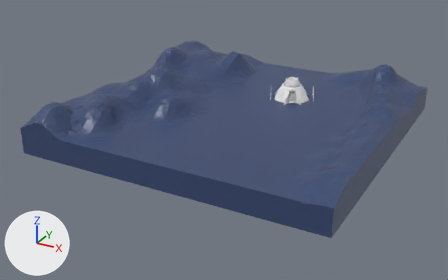
Two versions of the glTF model public/models/hadleys.glb, one commit apart.
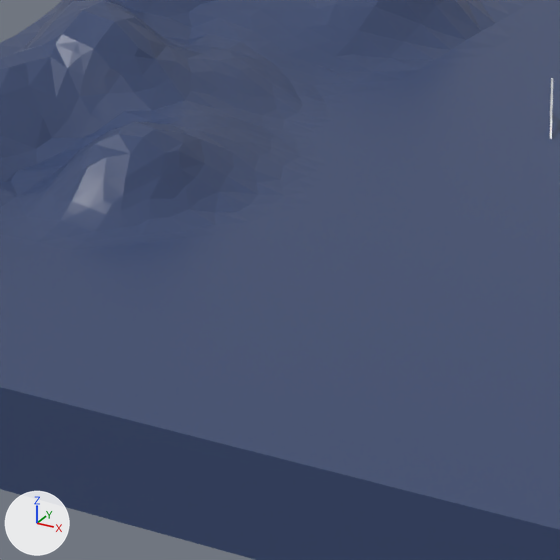
Each version is shown whole from a camera (50 mm lens) standing at (8.28, -16.2, 7.58) and looking at (-0.26, -0.68, -0.18), then close up on the part from 31% to 61% of the width and 24% to 72% of the height. The axes (+X, +Y, +Z) are drawn at lower left. The lights are the same throughout. Where no turn or scale is listed for an object, it has been applied to the vertices.

The older version as bpy lines, for what is in view:
```python
me_model_001 = bpy.data.meshes.new('model.001')
me_model_001.from_pydata(...)  # 9043 vertices, 18083 faces; spans x -4.67..4.67, y -4.67..4.67, z 0.0..1.77
me_model_001.materials.append(mat_material_001)
ob_terrain_01 = bpy.data.objects.new('terrain.01', me_model_001)
ob_terrain_01.location = (0.0, 0.0, 0.0)
```
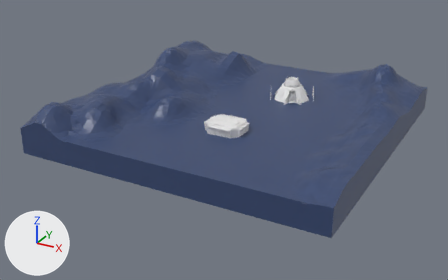
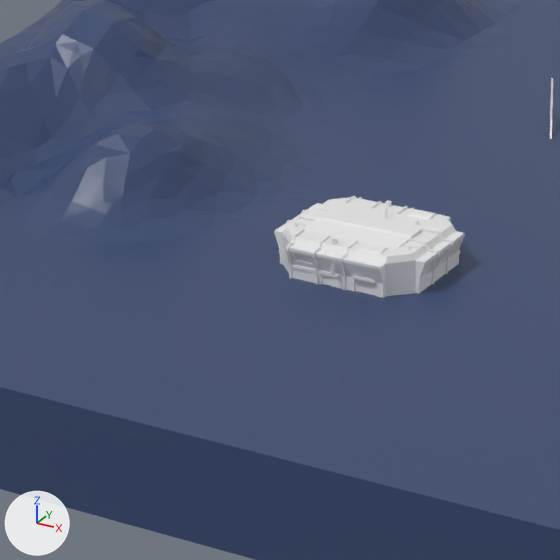
Pixel boxes (x1, y1, x2, y2) of what changed, in the close-ups (560 x 560 px):
'Cube.064', added
    after: (274, 196, 465, 298)

The change, as a diff of the scene's bpy script:
```diff
--- a/public/models/hadleys.glb.py
+++ b/public/models/hadleys.glb.py
@@ me_cube_077 @@
+me_cube_077.from_pydata(...)  # 1859 vertices, 3568 faces; spans x -4.23..4.23, y -3.87..3.87, z 0.0..2.53
@@ ob_cube_064 @@
+ob_cube_064 = bpy.data.objects.new('Cube.064', me_cube_077)
+ob_cube_064.location = (0.472, -1.843, 0.723)
+ob_cube_064.scale = (-0.14, 0.14, 0.14)
```
